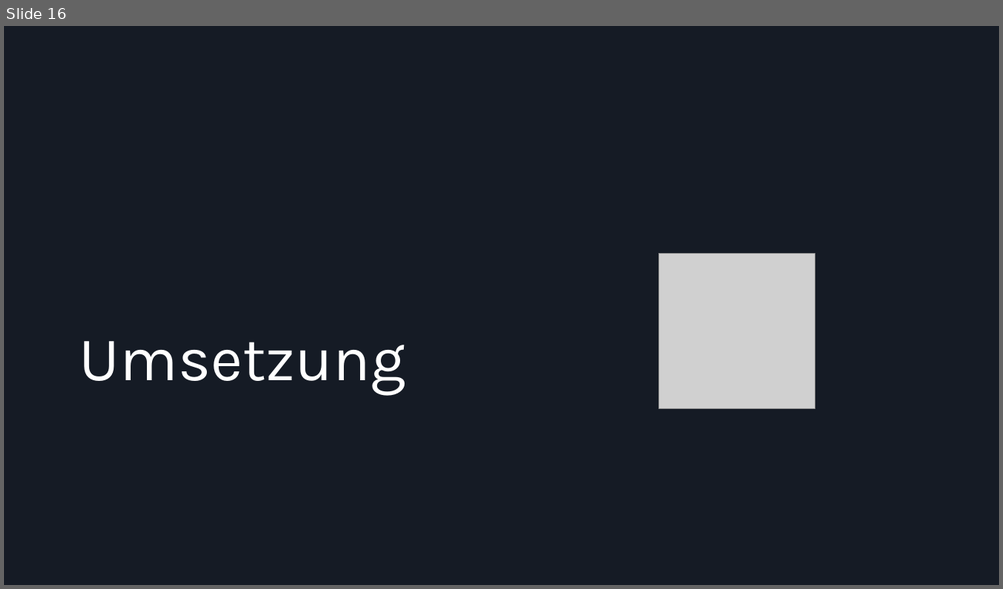
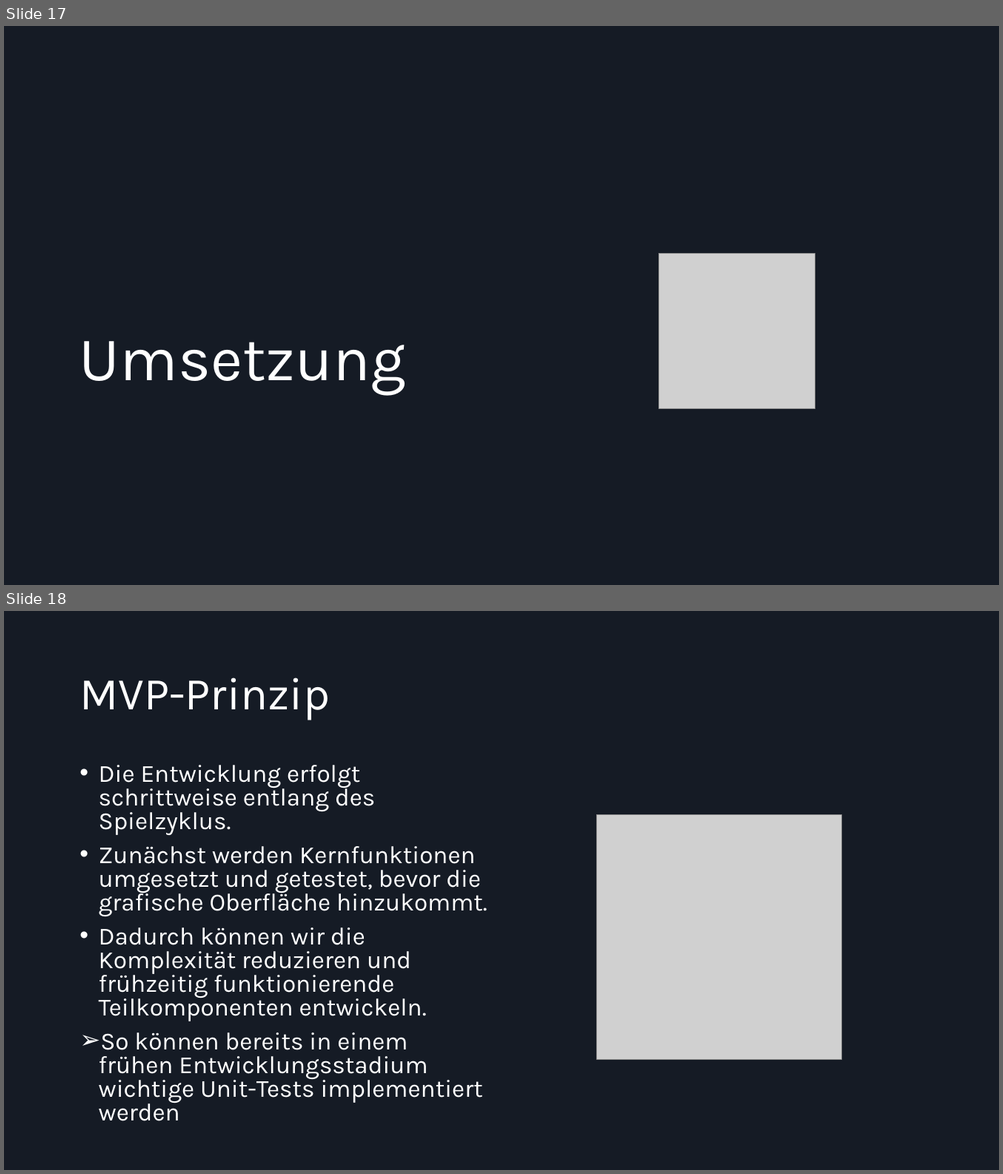
Before and after one commit to Dolokan/MSE_Roguelike, a slide deck: Moderne Softwareentwicklung Zwischenpräsentation.pptx. Shown one above the other, each under a label of ours: slide 16 before the commit, slides 17 and 18 after it. The pictures are 1003x589 and 1003x1174 pixels, drawn with LibreOffice and Linux fonts; fonts in the diff are those of the drawing; grey boxes stand for pictures. Boxes give left, top, right and bottom in pixels: in the first picture for what was removed or moved away, otherwise in the second. Text is boxed around its words. In the diff, an @@ line names an element or a change of style, - is before the commit and + after.

```diff
--- a/Moderne Softwareentwicklung Zwischenpräsentation.pptx
+++ b/Moderne Softwareentwicklung Zwischenpräsentation.pptx
@@ slide 18 added at [4,611,999,1170], background #151B25 @@
@@ title added at [79,678,330,721], 44 pt, text #FFFFFF @@
+MVP-Prinzip
@@ text added at [99,765,487,1122], 23.8 pt, text #FFFFFF @@
+• Die Entwicklung erfolgt schrittweise entlang des Spielzyklus.
+• Zunächst werden Kernfunktionen umgesetzt und getestet, bevor die grafische Oberfläche hinzukommt.
+• Dadurch können wir die Komplexität reduzieren und frühzeitig funktionierende Teilkomponenten entwickeln.
+➢ So können bereits in einem frühen Entwicklungsstadium wichtige Unit-Tests implementiert werden
@@ picture added at [597,815,841,1060] @@
@@ what was slide 16 is now slide 17 @@
```
Also in this commit, not shown: 4 slides changed, 9 other slides added, 3 slides removed.
